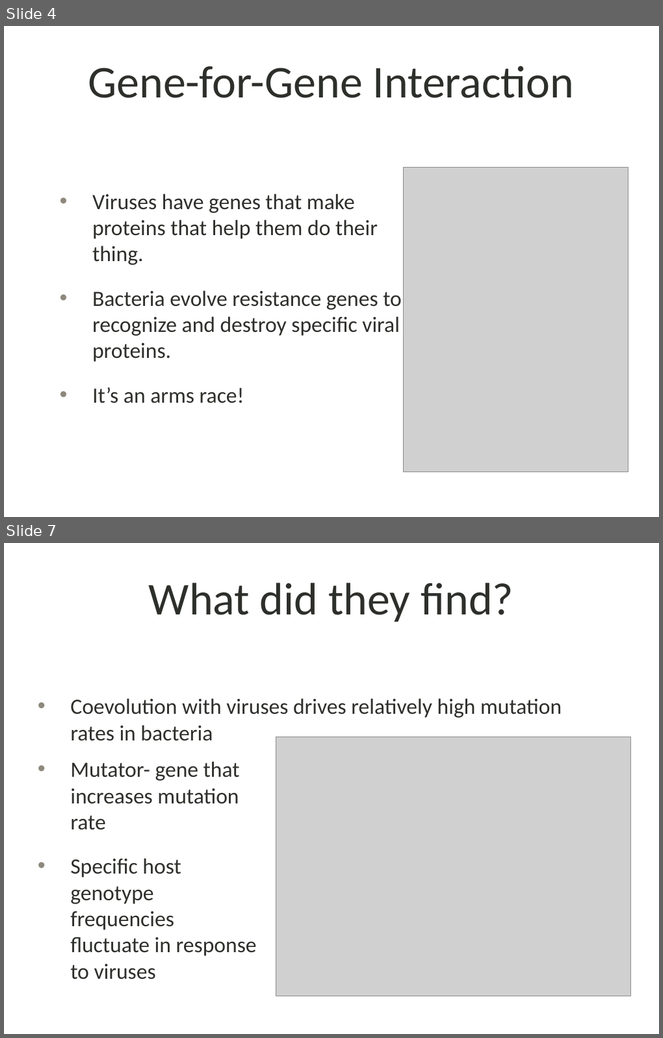
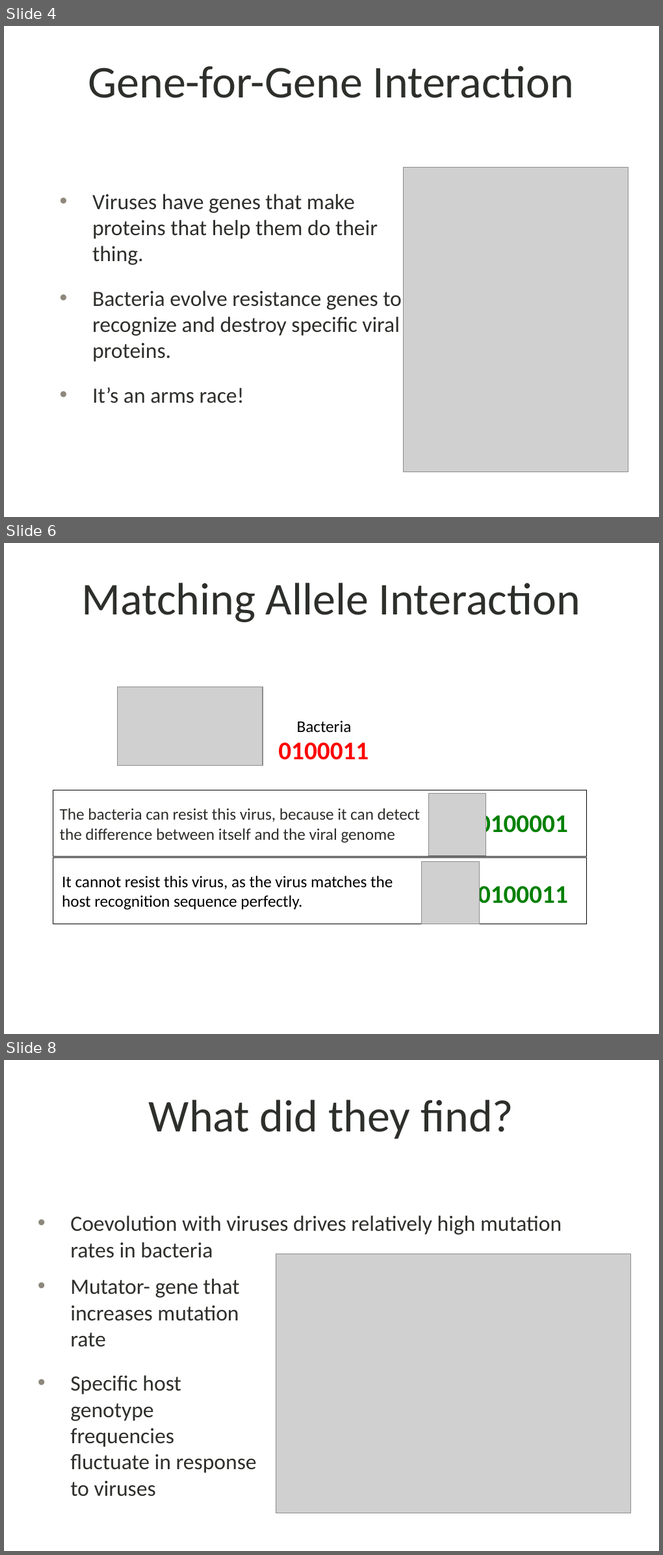
Before and after one commit to shankl/EvoComp_FinalProject, a slide deck: presentation.pptx. Shown one above the other, each under a label of ours: slides 4 and 7 before the commit, slides 4, 6 and 8 after it; the slides between them are not shown. The pictures are 663x1038 and 663x1555 pixels, drawn with LibreOffice and Linux fonts; fonts in the diff are those of the drawing; grey boxes stand for pictures; background and template pictures are left out. Boxes give left, top, right and bottom in pixels: in the first picture for what was removed or moved away, otherwise in the second. Text is boxed around its words. In the diff, an @@ line names an element or a change of style, - is before the commit and + after.

```diff
--- a/presentation.pptx
+++ b/presentation.pptx
@@ slide 6 added at (x1=4, y1=543, x2=659, y2=1034), background picture (left out) @@
@@ title added at (x1=82, y1=583, x2=581, y2=622), 50 pt, text #2D2F2B @@
+Matching Allele Interaction
@@ picture added at (x1=117, y1=687, x2=263, y2=766) @@
@@ text added at (x1=297, y1=720, x2=352, y2=732), 18 pt, text #000000 @@
+Bacteria
@@ text added at (x1=278, y1=743, x2=369, y2=760), 28 pt, text #FF0000, bold @@
+0100011
@@ rectangle added at (x1=53, y1=791, x2=587, y2=857), outline #000000 0.75 pt @@
@@ picture added at (x1=428, y1=793, x2=486, y2=856) @@
@@ text added at (x1=60, y1=808, x2=420, y2=843), 18 pt, text #2D2F2B @@
+The bacteria can resist this virus, because it can detect the difference between itself and the viral genome
@@ text added at (x1=478, y1=811, x2=568, y2=839), 28 pt, text #008000, bold @@
+0100001
@@ rectangle added at (x1=53, y1=858, x2=587, y2=925), outline #000000 0.75 pt @@
@@ picture added at (x1=422, y1=862, x2=480, y2=925) @@
@@ text added at (x1=62, y1=876, x2=393, y2=910), 18 pt, text #000000 @@
+It cannot resist this virus, as the virus matches the host recognition sequence perfectly.
@@ text added at (x1=478, y1=882, x2=568, y2=910), 28 pt, text #008000, bold @@
+0100011
@@ what was slide 7 is now slide 8 @@
```
Also in this commit, not shown: 3 slides changed, 1 other slide added, 2 other files.
